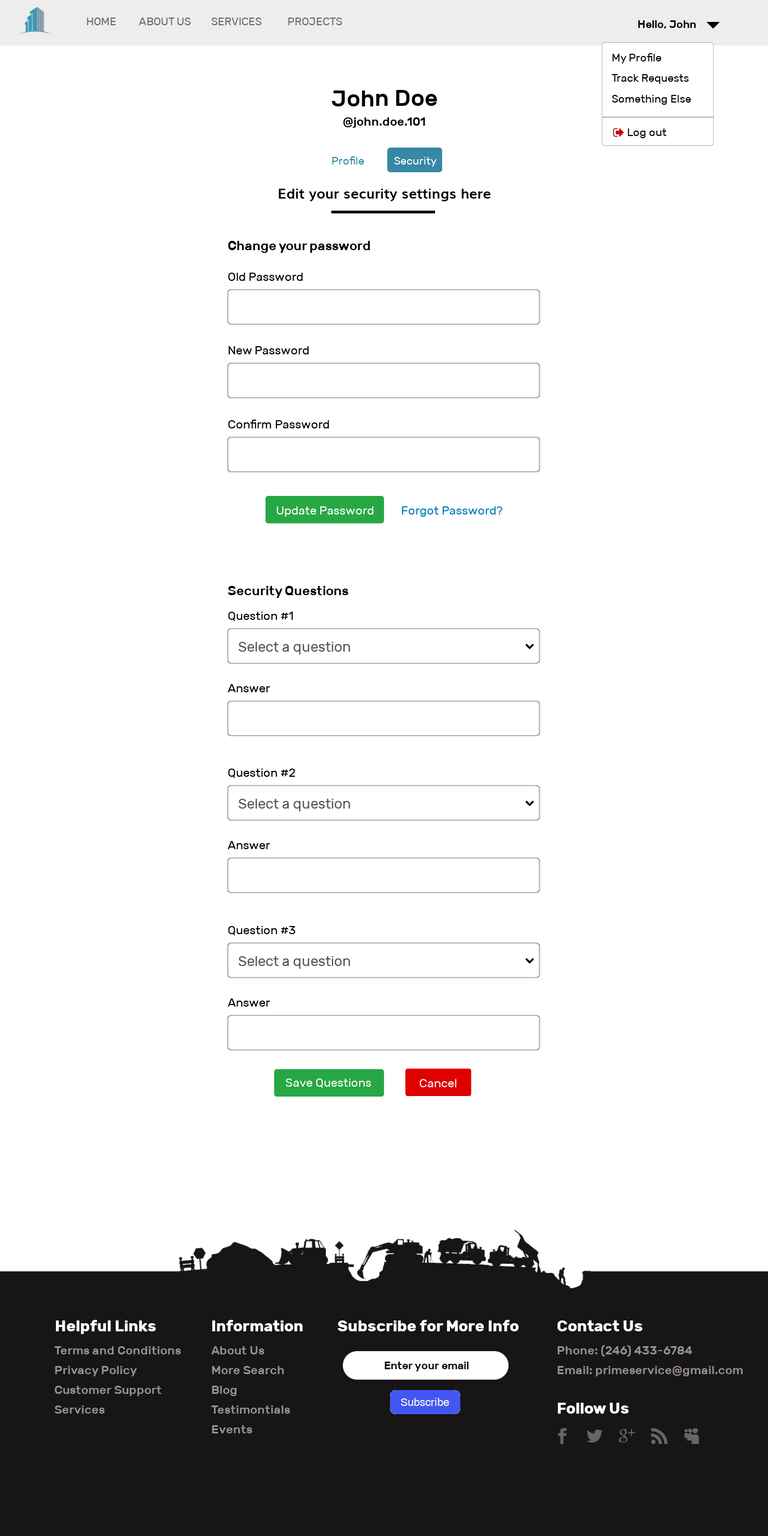
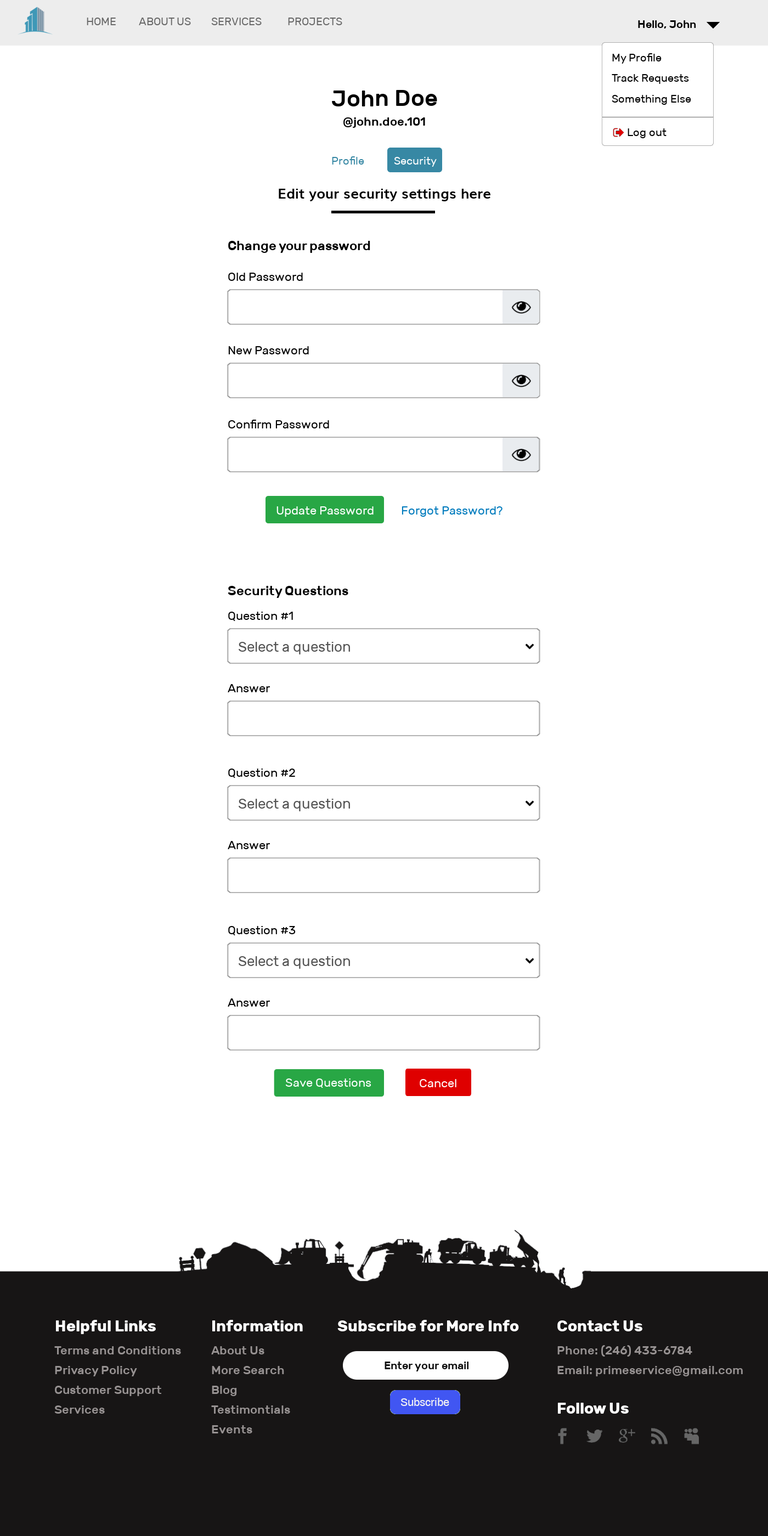
Layer changes from the first 768 x 1536 image to the second:
added layer "Button Show Password copy" in group "Change Password" over box(502, 290, 540, 324)
added layer "Button Show Password copy #1" in group "Change Password" over box(502, 363, 540, 398)
added layer "Button Show Password" in group "Change Password" over box(502, 437, 540, 472)
